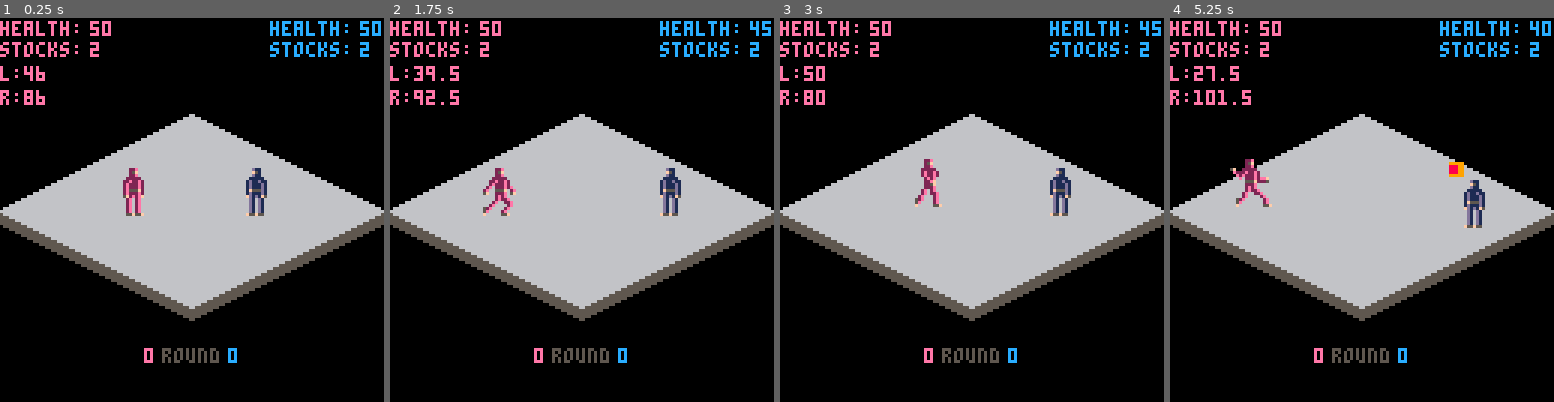
Above: before the commit, frames 1-4 (left to right).
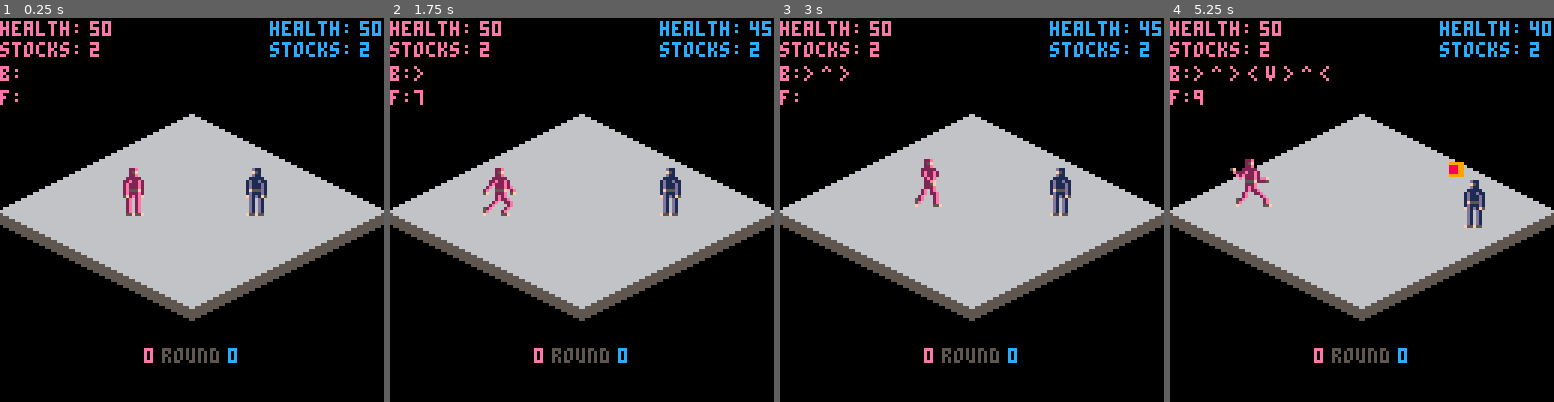
Above: after the commit, the same moments.

Repository: Trifectuh/Fantasy-Console-Projects
Game: PICO-8 cartridge isofight.p8
Same seed, same stepped clock (60 frames per second), same inputs: the game is played once before the commit and once after it.
Inputs:
- Up to frame 1 (0.25 s): no input
- Up to frame 2 (1.75 s): tap X (X key) at 0.33, 1.07 s; tap O (Z key) at 0.7, 1.7 s; hold Right from 1.6 s (still down)
- Up to frame 3 (3 s): tap X (X key) at 1.85, 2.97 s; release Right at 2.1 s; tap O (Z key) at 2.1, 2.5, 2.9 s; hold Up 2.15-2.42 s; hold Right from 2.47 s (still down)
- Up to frame 4 (5.25 s): release Right at 3.03 s; hold Left 3.08-3.58 s; tap O (Z key) every 0.4 s from 3.3 to 4.9 s; hold Down 3.63-3.97 s; hold Right 4.02-4.68 s; tap X (X key) at 4.08, 5.2 s; hold Up 4.73-5.03 s; hold Left from 5.08 s (still down)

The runs differ from the first frame. In frame 1, 0.3% of the frame differs, in the area x 0-12%, y 12-23%; in frame 2, 0.4%; in frame 3, 0.4%; in frame 4, 0.7%, in the area x 0-42%, y 12-23%.

Commit message:
buffer key-repeat fix (its magic i dunno)

Diff:
--- a/isofight.p8
+++ b/isofight.p8
@@ -32,6 +32,8 @@
      ydir=0,
      lwalldist=50,
      rwalldist=50,
+     btnbuffer={},
+     lastbtn={nil,nil},
      framecounter=0,
      activemove=0,
      halt=false,
@@ -69,6 +71,8 @@
      ydir=0,
      lwalldist=50,
      rwalldist=50,
+     btnbuffer={},
+     lastbtn={nil,nil},
      framecounter=0,
      activemove=0,
      halt=false,
@@ -95,6 +99,8 @@
   --update characters
    for c in all(p) do
     c.dx=0 c.dy=0
+    keys:update()
+    _updatebuffer(c)
     char_updatewalldist(c)
     char_fall(c)
     fb_hitcalc()
@@ -113,6 +119,67 @@
    _softrestart()
   else _fullrestart() end
  end
+end
+
+keys={btns={},ct={}}
+
+function keys:update()
+ for i=0,13 do
+  if band(btn(),shl(1,i))==shl(1,i) then
+   if keys:held(i) then
+    keys.btns[i]=2
+    keys.ct[i]=(keys.ct[i]+1) % 30
+   else
+    keys.btns[i]=3
+   end
+  else
+   if keys:held(i) then
+    keys.btns[i]=4
+   else
+    keys.btns[i]=0
+    keys.ct[i]=0
+   end
+  end
+ end
+end
+
+function keys:held(b)
+ return band(keys.btns[b],2) == 2
+end
+
+function keys:down(b)
+ return band(keys.btns[b],1) == 1
+end
+
+function keys:up(b)
+ return band(keys.btns[b],4) == 4
+end
+
+function keys:pulse(b,r)
+ return (keys:held(b) and keys.ct[b]%r==0)
+end
+
+function _updatebuffer(c)
+ local l local r local u local d
+ if c==p[1] then
+  l=0 r=1 u=2 d=3
+ else
+  l=8 r=9 u=10 d=11 end
+ if c.lastbtn[2]!=nil then
+  c.lastbtn[2]+=1
+  if c.lastbtn[2]>16 then
+   c.lastbtn[2]=nil end
+ end
+  if c.btnbuffer[16]!=nil then
+   del(c.btnbuffer,c.btnbuffer[1]) end
+  if keys:down(l) then
+   add(c.btnbuffer,'<') c.lastbtn={'<',0} end
+  if keys:down(r) then
+   add(c.btnbuffer,'>') c.lastbtn={'>',0} end
+  if keys:down(u) then
+   add(c.btnbuffer,'^') c.lastbtn={'^',0} end
+  if keys:down(d) then
+   add(c.btnbuffer,'v') c.lastbtn={'v',0} end
 end
 
 function _draw()
@@ -204,10 +271,20 @@
  if c.status.falling==true and c.y>128 then
   print(c.fallcounter,c.sx+6,c.sy+6,c.clr)
  end
- print('l: ',0,16,14)
- print(p[1].lwalldist,8,16,14)
- print('r: ',0,24,14)
- print(p[1].rwalldist,8,24,14)
+ local i=8
+ print('b: ',0,16,14)
+ for b in all(c.btnbuffer) do
+  print(b,i,16,14)
+  i+=6
+  if i>=6*16 then i=8 end
+ end
+ print('f: ',0,24,14)
+ if c.lastbtn[2]!=nil then
+  print(c.lastbtn[2],8,24,14) end
+ --print('l: ',0,16,14)
+ --print(p[1].lwalldist,8,16,14)
+ --print('r: ',0,24,14)
+ --print(p[1].rwalldist,8,24,14)
  --print('a: ',0,16,14)
  --print(p[1].status.attacking,8,16,14)
  --print('b: ',0,24,14)
